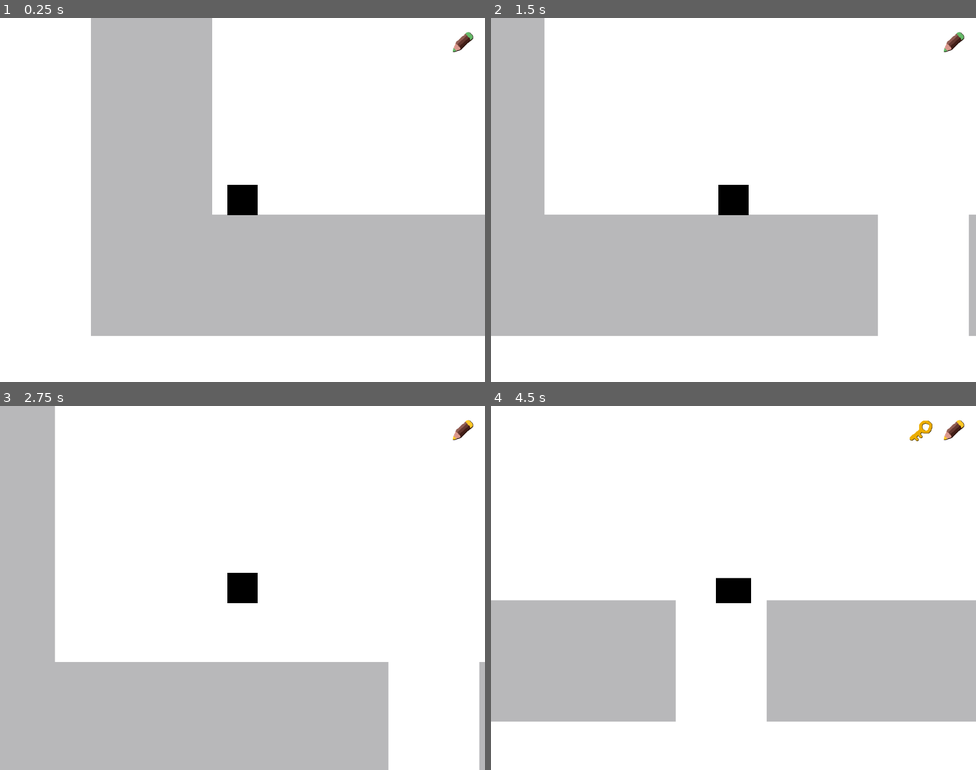
Above: before the commit, frames 1-4 (two rows, left to right).
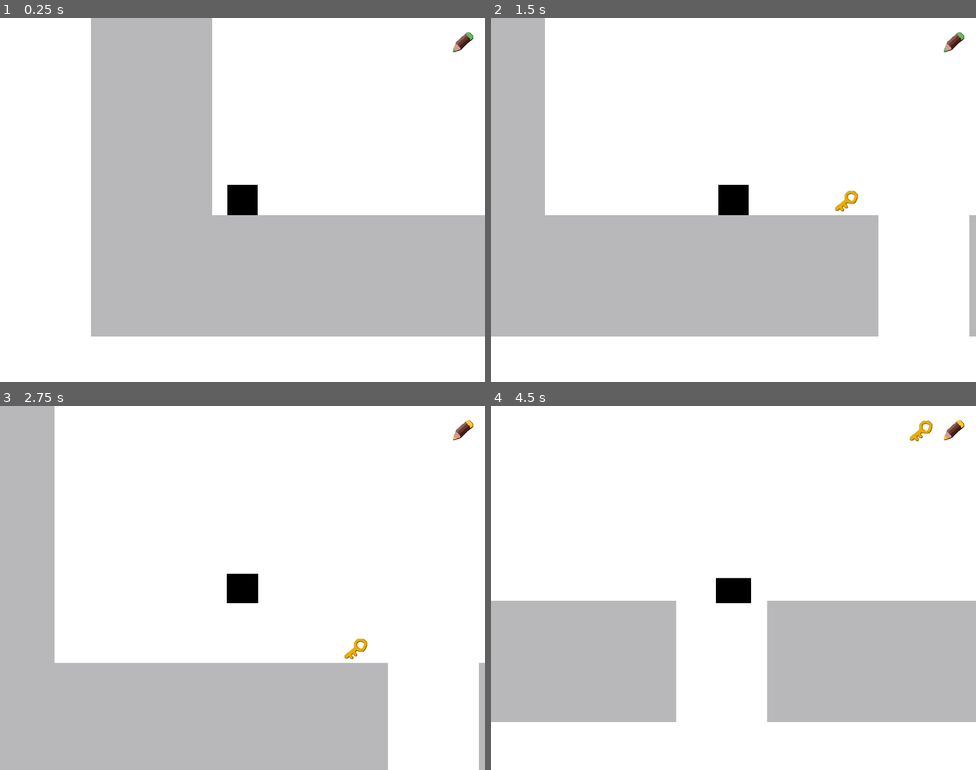
Above: after the commit, the same moments.

Repository: igaryhe/LD45
Game: Godot game, scene res://World.tscn
Two runs of this game, one before a commit and one after it. Both use one fixed random seed, a clock stepped at 60 frames per second and the inputs below. Sound files missing from this copy of the repository are replaced by a short silence.
Inputs (mouse positions are in pixels of both pictures, inside the frame that each line leads up to):
- Up to frame 1 (0.25 s): no input
- Up to frame 2 (1.5 s): tap Enter at 0.5 s; move the mouse to (840, 181) at 0.52 s; hold Right (ui_right) from 0.53 s (still down); tap Space (jump) at 0.6, 0.77, 1.07 s; move the mouse to (636, 218) at 1.27 s; click (636, 218) at 1.35 s
- Up to frame 3 (2.75 s): tap Space (jump) at 1.52, 1.55, 1.82, 2.3 s; move the mouse to (291, 507) at 2.02 s; release Right (ui_right) at 2.03 s; hold Left (ui_left) from 2.03 s (still down); tap C (switch_color) at 2.1 s
- Up to frame 4 (4.5 s): move the mouse to (709, 660) at 2.77 s; release Left (ui_left) at 2.78 s; hold Right (ui_right) 2.78-4.28 s; tap Mouse wheel up (zoom_in) at 2.85 s; tap Space (jump) at 3.02, 3.05, 3.32, 3.77, 3.8, 4.07, 4.35 s; move the mouse to (879, 642) at 3.52 s; hold Mouse wheel down (zoom_out) 3.53-4.28 s; move the mouse to (588, 533) at 4.27 s; hold Left (ui_left) from 4.28 s (still down)

The runs differ from the first frame. In frame 1, 0.2% of the frame differs, in the area x 18-100%, y 54-88%; in frame 2, 0.5%; in frame 3, 0.6%, in the area x 11-100%, y 0-100%; in frame 4, 0.4%.

Commit message:
Door sound

Diff:
--- a/Key.tscn
+++ b/Key.tscn
@@ -14,7 +14,6 @@
 shape = SubResource( 1 )
 
 [node name="Sprite" type="Sprite" parent="."]
-visible = false
 texture = ExtResource( 2 )
 
 [node name="AudioStreamPlayer2D" type="AudioStreamPlayer2D" parent="."]
--- a/Player.gd
+++ b/Player.gd
@@ -18,6 +18,7 @@
 var stuck
 var was_stuck
 var stuck_on_door
+var door_opened
 
 var move_held_for = 0
 var move_dir = 0
@@ -74,12 +75,14 @@
 	move_and_slide(velocity, Vector2(0, -1))
 
 	stuck_on_door = false
+	door_opened = false
 	for i in range(get_slide_count()):
 		var collision = get_slide_collision(i)
 		if collision.collider is Node2D:
 			if collision.collider.get_filename() == "res://Door.tscn":
 				stuck_on_door = true
 				if use_key():
+					door_opened = true
 					collision.collider.annihilate()
 
 func apply_jump(delta):
@@ -91,6 +94,8 @@
 	if stuck and !was_stuck:
 		if !stuck_on_door:
 			$WallSound.play()
+		elif !door_opened:
+			$DoorSound.play()
 	if grounded:
 		air_frame = 0
 	else:
--- a/Player.tscn
+++ b/Player.tscn
@@ -1,14 +1,15 @@
-[gd_scene load_steps=11 format=2]
+[gd_scene load_steps=12 format=2]
 
 [ext_resource path="res://Player.gd" type="Script" id=1]
 [ext_resource path="res://res/player.png" type="Texture" id=2]
 [ext_resource path="res://PlayerFSM.gd" type="Script" id=3]
 [ext_resource path="res://audio/jump.ogg" type="AudioStream" id=4]
 [ext_resource path="res://audio/hit the wall.wav" type="AudioStream" id=5]
-[ext_resource path="res://audio/Heart Beat.wav" type="AudioStream" id=6]
+[ext_resource path="res://audio/hit the door.wav" type="AudioStream" id=6]
+[ext_resource path="res://audio/Heart Beat.wav" type="AudioStream" id=7]
 
 [sub_resource type="RectangleShape2D" id=1]
-extents = Vector2( 31, 31 )
+extents = Vector2( 32, 32 )
 
 [sub_resource type="ParticlesMaterial" id=2]
 flag_disable_z = true
@@ -16,7 +17,7 @@
 gravity = Vector3( 0, 500, 0 )
 initial_velocity = 400.0
 initial_velocity_random = 0.3
-angular_velocity = 4.58393e-41
+angular_velocity = 4.58393e-041
 orbit_velocity = 0.0
 orbit_velocity_random = 0.0
 scale = 10.0
@@ -118,8 +119,11 @@
 [node name="WallSound" type="AudioStreamPlayer" parent="."]
 stream = ExtResource( 5 )
 
+[node name="DoorSound" type="AudioStreamPlayer" parent="."]
+stream = ExtResource( 6 )
+
 [node name="HeartBeat" type="AudioStreamPlayer" parent="."]
-stream = ExtResource( 6 )
+stream = ExtResource( 7 )
 autoplay = true
 
 [node name="Timer" type="Timer" parent="."]
Not shown, added: audio/hit the door.wav.import
Not shown, added: audio/hit the door.wav
